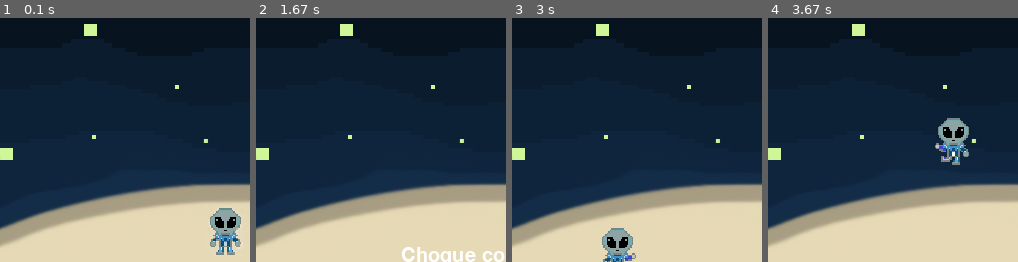
Above: before the commit, frames 1-4 (left to right).
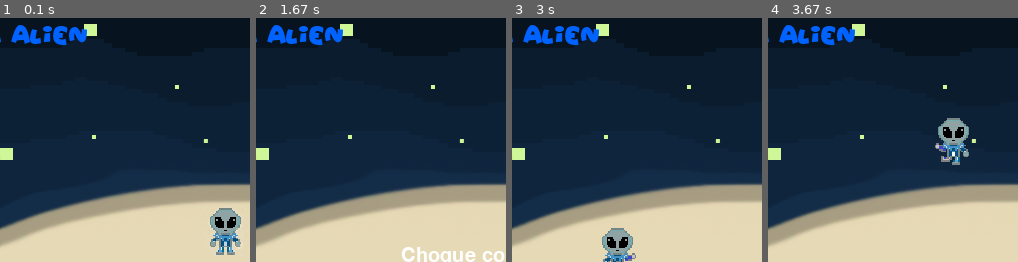
Above: after the commit, the same moments.

Repository: aperez536/pygame
Game: pygame game, started from Aliens.py
Same seed, same stepped clock (60 frames per second), same inputs: the game is played once before the commit and once after it.
Inputs:
- Up to frame 1 (0.1 s): no input
- Up to frame 2 (1.67 s): hold Right 0.33-0.8 s; hold Up 0.83-1.13 s; hold Right 1.17-1.63 s
- Up to frame 3 (3 s): hold Down 2.23-2.53 s; hold Left 2.57-2.97 s
- Up to frame 4 (3.67 s): hold Up 3-3.37 s; hold Right from 3.4 s (still down)
The pictures show only the part of the screen within x 0-50%, y 0-50%; the shares and areas given below are measured in that part.

The runs differ from the first frame. In frame 1, 1.5% of the frame differs, in the area x 0-35%, y 2-12%; in frame 2, 1.5%; in frame 3, 1.5%; in frame 4, 1.5%.

Commit message:
Clase Mensajes con Configuraciones Individuales

Diff:
--- a/Aliens.py
+++ b/Aliens.py
@@ -19,6 +19,7 @@
 import random
 from Clases.Alien import Alien
 from Clases.Config import Config
+from Clases.Mensaje import Mensaje
 from Clases.Constantes import *
 
 pygame.init()
@@ -80,7 +81,11 @@
     y = 0
 
     #Creamos el Alien
-    iAlien = Alien("JuanCarlosNoveno")
+    nuevoMensaje = Mensaje()
+    nuevoMensaje.Color = CELESTE
+    nuevoMensaje.Posicion = "top-left"
+
+    iAlien = Alien("Alien")
 
     #posicion de la tuerca
     x1 = 350
@@ -167,7 +172,11 @@
         config.gameDisplay.blit(fondo, (0, 0))
 
         iAlien.move(x_var, y_var,contador)
+
+        nuevoMensaje.Print("Hola " + iAlien.name)
+
         nave(x3, y3)
+
 
         # si el perosonaje principal esta en esa pocision , va a agarrar la tuerca.
 
--- a/Clases/Constantes.py
+++ b/Clases/Constantes.py
@@ -21,6 +21,7 @@
 NEGRO = (0, 0, 0)
 BLANCO = (255, 255, 255)
 BLANCOVIEJO = (205, 192, 176)
+CELESTE = (0, 99, 255)
 
 #######IMAGENES########
 fondo = pygame.image.load('Imagenes/fondo.png')
@@ -46,5 +47,6 @@
 
 ImagenActual = 0
 imagenes[ImagenActual]
+
 #background =  pygame.image.load()
 #background = pygame.transform.scale(background,(500,800)) #Ajuste de la imagen al tamao del display
--- a/Clases/Mensaje.py
+++ b/Clases/Mensaje.py
@@ -1,6 +1,59 @@
+# Clase que Muestra Los Mensajes en la Pantalla
+# Como se Usa (Pseudo)
+# Para Iniciarlizarlo
+# --------------------------
+# Mensaje = Nuevo Mensaje()
+# Mensaje.Color = "255,255,255"
+# Mensaje.Posicion = "center" o "top-left" o "top-right" "bottom-left" "bottom-right"
+# Mensaje.Tamano = 20
+# Mensaje.Fuente = "freesansbold.ttf"
+# ^ Todo es Default no es necesario usar esa configuracion salvo que quiera cambiarse
+# --------------------------
+# Para Usarlo
+# --------------------------
+# Mensaje.Print("Texto a Imprimir con las configuraciones ya hechas")
+# ^ Facil?
+
 import pygame
-
-# Clase que Muestra Los Mensajes en la Pantalla
+from Clases.Constantes import *
 
 class Mensaje():
-    pass
+    def __init__(self):
+        #Default
+        self.Color = BLANCO #(255,255,255) sera string?
+        self.Fuente = "Font\\wowsers.ttf"
+        self.Tamano = 20
+        self.Posicion = "center"
+        self.GameDisplay = pygame.display.set_mode((DISPLAY_ANCHO, DISPLAY_ALTURA))
+
+    def Print(self, msg):
+        #Configuracion
+        self.fontConfig = pygame.font.Font(self.Fuente, self.Tamano, bold=False, italic=False)
+        #Necesito un TextSurface y TextRectangulo
+        msgSurface = self.fontConfig.render(msg, True, self.Color)
+        msgSurfaceRect = msgSurface.get_rect()
+
+        msgHeight = msgSurface.get_height()
+        msgWidth = msgSurface.get_width()
+
+        #Posicionar el texto segun la configuracion (Hay que hacerlo)
+        if self.Posicion == "top-left":
+            msgSurfaceRect.center = (10, (0 + msgHeight))
+        elif self.Posicion == "top-center":
+            msgSurfaceRect.center = ((DISPLAY_ANCHO/2), (0 + msgHeight))
+        elif self.Posicion == "top-right":
+            msgSurfaceRect.center = (DISPLAY_ANCHO, (0 + msgHeight))
+        elif self.Posicion == "bottom-left":
+            msgSurfaceRect.center = (10, (DISPLAY_ALTURA - msgHeight))
+        elif self.Posicion == "bottom-center":
+            msgSurfaceRect.center = ((DISPLAY_ANCHO/2), (DISPLAY_ALTURA - msgHeight))
+        elif self.Posicion == "bottom-right":
+            msgSurfaceRect.center = (DISPLAY_ANCHO, (DISPLAY_ALTURA - msgHeight))
+        else:
+            #Centro - Centro
+            msgSurfaceRect.center = ((DISPLAY_ANCHO/2), (DISPLAY_ALTURA/2))
+
+        #Ponerlo en el Display
+        self.GameDisplay.blit(msgSurface, msgSurfaceRect)
+        #Actualizar la Pantalla
+        pygame.display.update()
Binary file added: Font/wowsers.ttf
